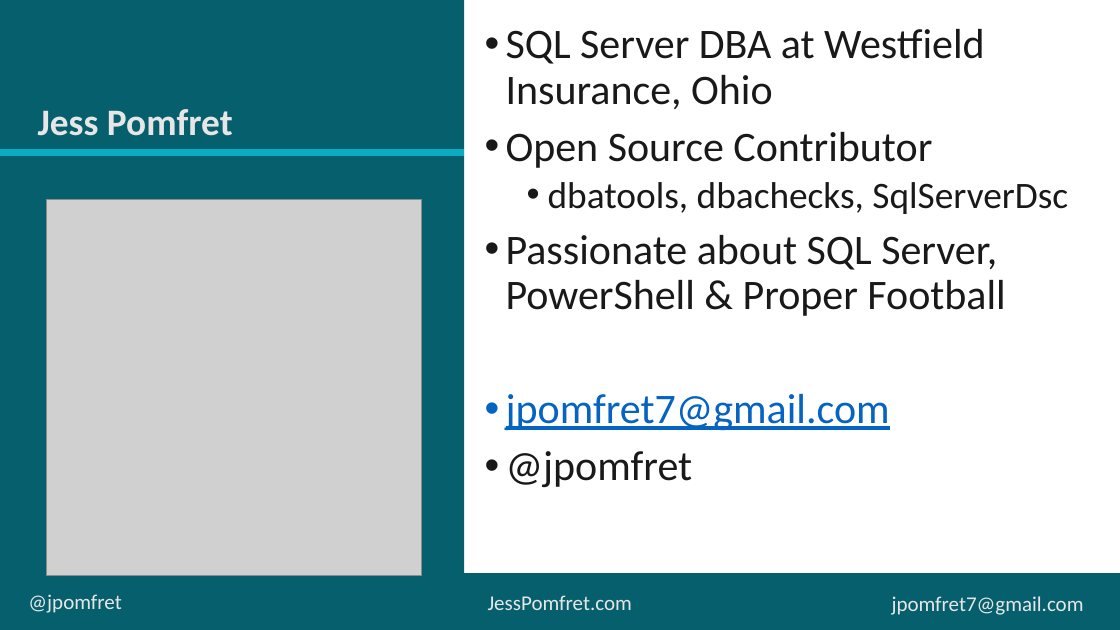
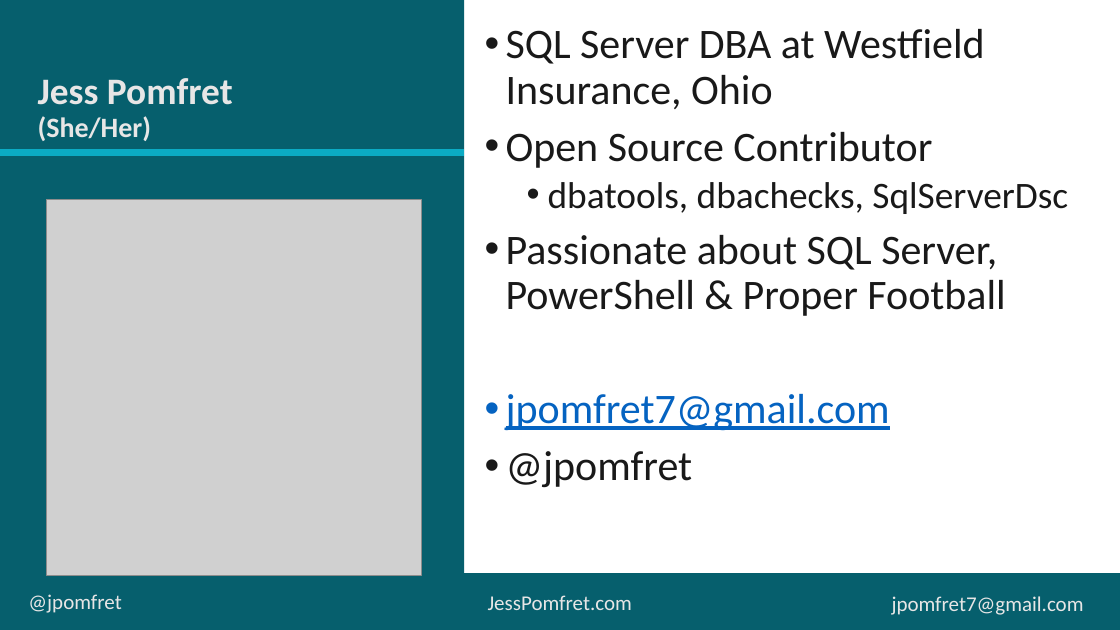
Before and after one commit to jpomfret/demos, a slide deck: slide 2 of LifeHacks_dbatools/LifeHacks_dbatools.pptx. Drawn at 1120x630 pixels with LibreOffice and Linux fonts; fonts in the diff are those of the drawing; grey boxes stand for pictures. Boxes give left, top, right and bottom in pixels: in the first picture for what was removed or moved away, otherwise in the second. Text is boxed around its words. In the diff, an @@ line names an element or a change of style, - is before the commit and + after.

```diff
--- a/LifeHacks_dbatools/LifeHacks_dbatools.pptx
+++ b/LifeHacks_dbatools/LifeHacks_dbatools.pptx
@@ title at <box>38,78,233,141</box>: text changed @@
-Jess Pomfret
+Jess Pomfret
+(She/Her)
```
Also in this commit, not shown: 1 other slide changed, 3 other files.
